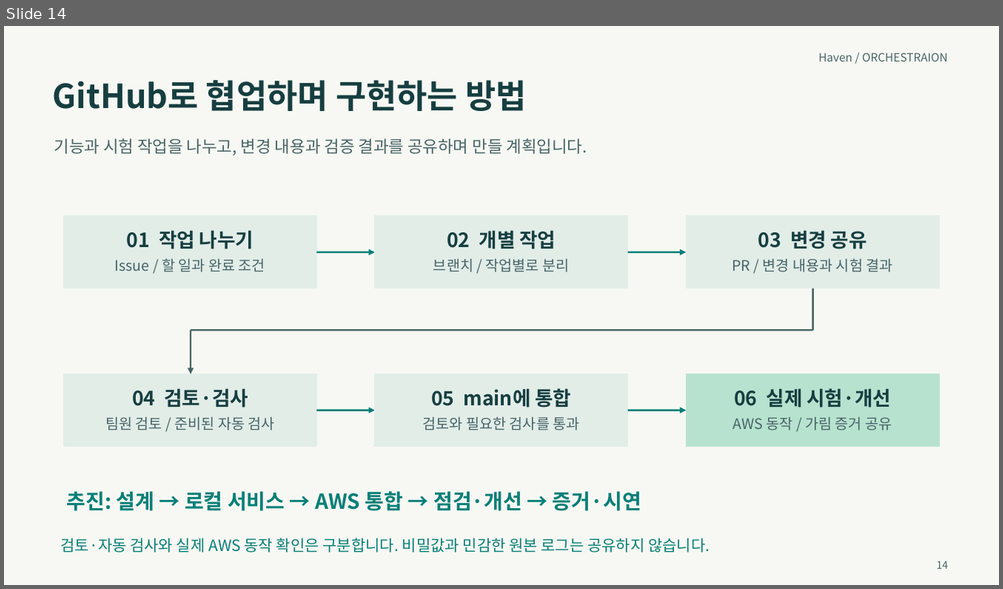
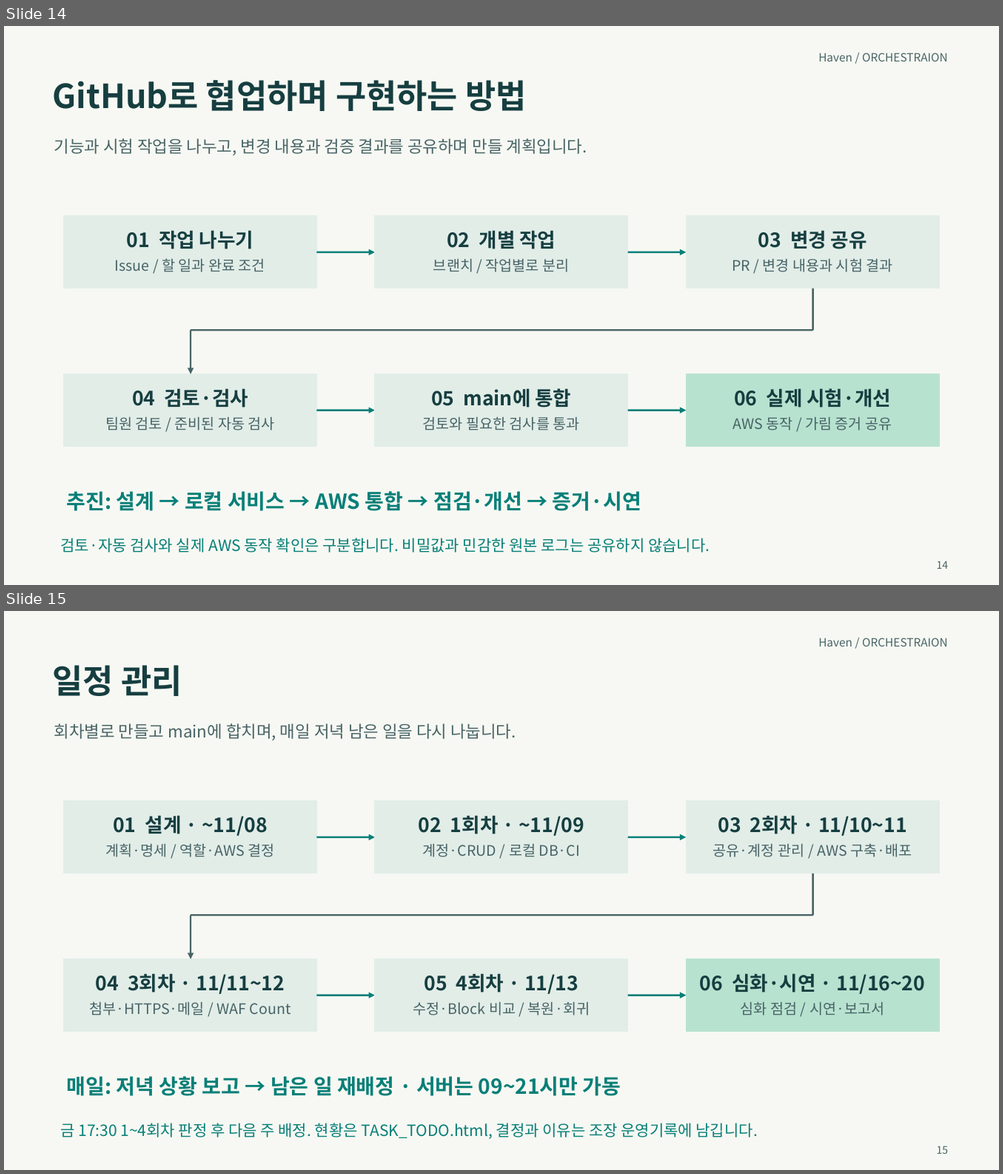
Before and after one commit to MinsooAhn02/Haven, a slide deck: docs/발표/Haven_프로젝트_계획서.pptx. Shown one above the other, each under a label of ours: slide 14 before the commit, slides 14 and 15 after it. The pictures are 1003x589 and 1003x1174 pixels, drawn with LibreOffice and Linux fonts; fonts in the diff are those of the drawing. Boxes give left, top, right and bottom in pixels: in the first picture for what was removed or moved away, otherwise in the second. Text is boxed around its words. In the diff, an @@ line names an element or a change of style, - is before the commit and + after.

```diff
--- a/docs/발표/Haven_프로젝트_계획서.pptx
+++ b/docs/발표/Haven_프로젝트_계획서.pptx
@@ slide 15 added at (4,611,999,1170), background #F7F8F3; not listed: 1 template element that a slide beside it also shows @@
@@ title added at (53,665,182,696), 32 pt, text #163E40, bold @@
+일정 관리
@@ text added at (54,723,516,741), 16 pt, text #486466 @@
+회차별로 만들고 main에 합치며, 매일 저녁 남은 일을 다시 나눕니다.
@@ rectangle added at (64,801,316,874), fill #E2EDE8, outline #E2EDE8 1 pt @@
@@ rectangle added at (375,801,628,874), fill #E2EDE8, outline #E2EDE8 1 pt @@
@@ rectangle added at (686,801,939,874), fill #E2EDE8, outline #E2EDE8 1 pt @@
@@ text added at (113,815,267,836), 19 pt, text #163E40, bold @@
+01 설계 · ~11/08
@@ text added at (418,815,584,836), 19 pt, text #163E40, bold @@
+02 1회차 · ~11/09
@@ text added at (717,815,907,836), 19 pt, text #163E40, bold @@
+03 2회차 · 11/10~11
@@ text added at (105,843,275,857), 14 pt, text #486466 @@
+계획·명세 / 역할·AWS 결정
@@ arrow added from (316, 838) to (375, 838), #087F78 1.7 pt @@
@@ text added at (423,844,580,857), 14 pt, text #486466 @@
+계정·CRUD / 로컬 DB·CI
@@ arrow added from (628, 838) to (686, 838), #087F78 1.7 pt @@
@@ text added at (713,844,911,857), 14 pt, text #486466 @@
+공유·계정 관리 / AWS 구축·배포
@@ line added from (813, 874) to (813, 915), #486466 1.7 pt @@
@@ line added from (813, 915) to (190, 915), #486466 1.7 pt @@
@@ arrow added from (190, 915) to (190, 960), #486466 1.7 pt @@
@@ rectangle added at (64,960,316,1032), fill #E2EDE8, outline #E2EDE8 1 pt @@
@@ rectangle added at (375,960,628,1032), fill #E2EDE8, outline #E2EDE8 1 pt @@
@@ rectangle added at (686,960,939,1032), fill #B8E2D0, outline #B8E2D0 1 pt @@
@@ text added at (96,974,284,994), 19 pt, text #163E40, bold @@
+04 3회차 · 11/11~12
@@ text added at (424,974,578,994), 19 pt, text #163E40, bold @@
+05 4회차 · 11/13
@@ text added at (700,974,925,994), 19 pt, text #163E40, bold @@
+06 심화·시연 · 11/16~20
@@ text added at (89,1002,291,1016), 14 pt, text #486466 @@
+첨부·HTTPS·메일 / WAF Count
@@ arrow added from (316, 996) to (375, 996), #087F78 1.7 pt @@
@@ text added at (412,1002,589,1016), 14 pt, text #486466 @@
+수정·Block 비교 / 복원·회귀
@@ arrow added from (628, 996) to (686, 996), #087F78 1.7 pt @@
@@ text added at (740,1002,884,1016), 14 pt, text #486466 @@
+심화 점검 / 시연·보고서
@@ text added at (67,1076,621,1096), 20 pt, text #087F78, bold @@
+매일: 저녁 상황 보고 → 남은 일 재배정 · 서버는 09~21시만 가동
@@ text added at (61,1123,757,1139), 15 pt, text #087F78 @@
+금 17:30 1~4회차 판정 후 다음 주 배정. 현황은 TASK_TODO.html, 결정과 이유는 조장 운영기록에 남깁니다.
@@ text added at (936,1146,948,1154), 10 pt, text #486466 @@
+15
```
Also in this commit, not shown: 1 other slide added, 1 other file.
